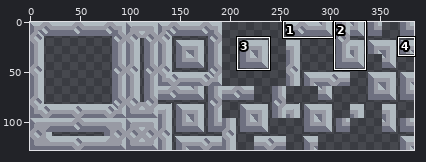
Sprite sheet: sprites/blocks/fyoungcha/crafting/crucible/crucible-base.png. The picture above shows the old version from afar; the outline marks the close-up.
Close-up. The starting point:
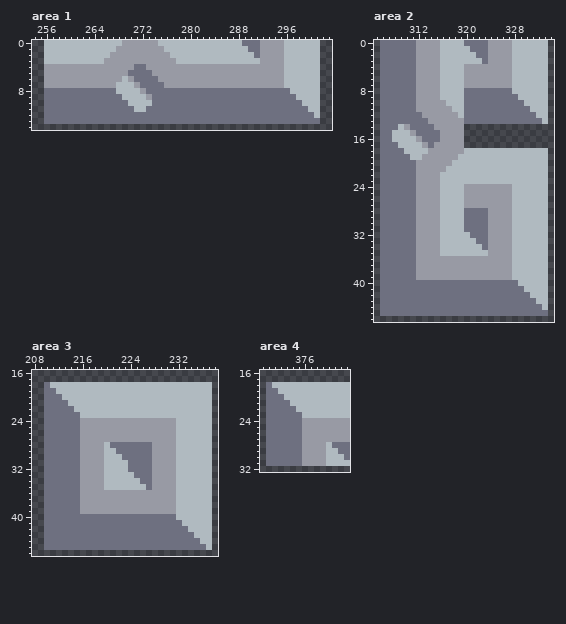
The file is 384x128 pixels. Shown: area 1: x 254..303, y 0..14; area 2: x 305..334, y 0..46; area 3: x 208..238, y 16..46; area 4: x 369..383, y 16..32. The commit also changed other parts of the picture, which this record leaves out.
The result:
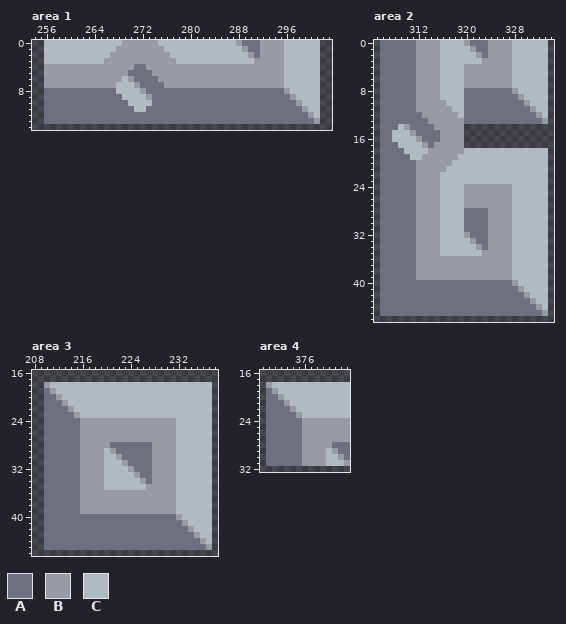
Palette (. is transparent): A #6e7080  B #989aa4  C #b0bac0
Changes in this commit:
Area 1:
y 0: x 288 C -> B
y 1: x 289 C -> B
y 2: x 290 C -> B
y 3: x 291 C -> B
y 8: x 296 A -> B
y 9: x 297 A -> B
y 10: x 298 A -> B
y 11: x 299 A -> B
y 12: x 300 A -> B
y 13: x 301 A -> B
Area 2:
y 0: x 320 A -> B
y 1: x 321 A -> B
y 2: x 322 A -> B
y 3: x 323 A -> B
y 8: x 328 C -> B
y 9: x 329 C -> B
y 10: x 330 C -> B
y 11: x 331 C -> B
y 12: x 332 C -> B
y 13: x 333 C -> B
y 32: x 320 C -> B
y 33: x 321 C -> B
y 34: x 322 C -> B
y 35: x 323 C -> B
y 40: x 328 A -> B
y 41: x 329 A -> B
y 42: x 330 A -> B
y 43: x 331 A -> B
y 44: x 332 A -> B
y 45: x 333 A -> B
Area 3:
y 18: x 210 A -> B
y 19: x 211 A -> B
y 20: x 212 A -> B
y 21: x 213 A -> B
y 22: x 214 A -> B
y 23: x 215 A -> B
y 28: x 220 C -> B
y 29: x 221 C -> B
y 30: x 222 C -> B
y 31: x 223 C -> B
y 32: x 224 A -> B
y 33: x 225 A -> B
y 34: x 226 A -> B
y 35: x 227 A -> B
y 40: x 232 C -> B
y 41: x 233 C -> B
y 42: x 234 C -> B
y 43: x 235 C -> B
y 44: x 236 C -> B
y 45: x 237 C -> B
Area 4:
y 18: x 370 A -> B
y 19: x 371 A -> B
y 20: x 372 A -> B
y 21: x 373 A -> B
y 22: x 374 A -> B
y 23: x 375 A -> B
y 28: x 380 C -> B
y 29: x 381 C -> B
y 30: x 382 C -> B
y 31: x 383 C -> B
